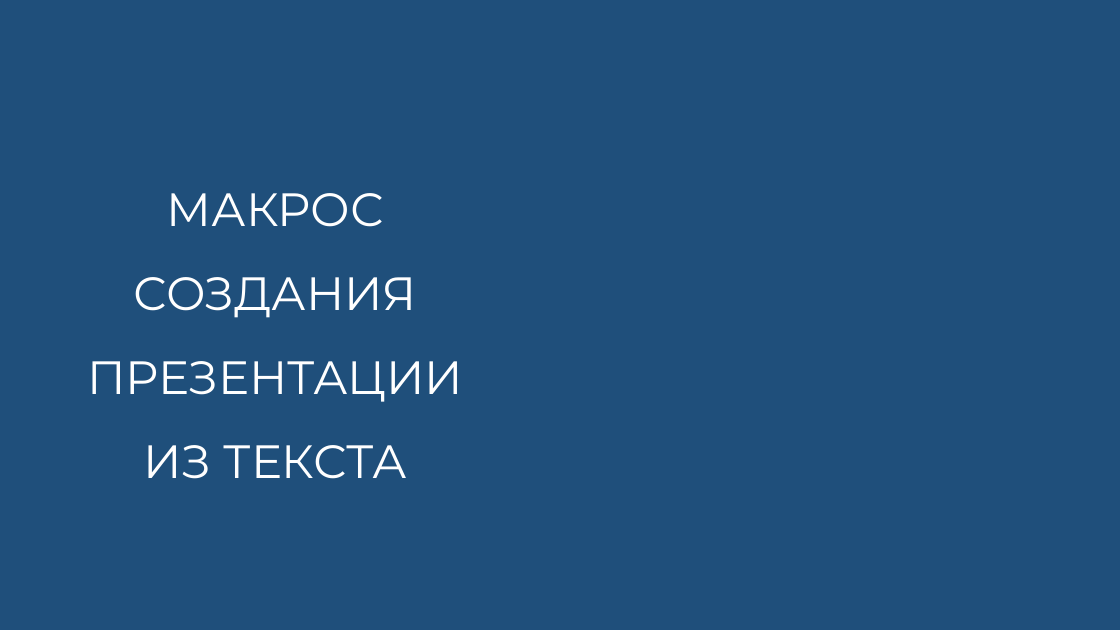
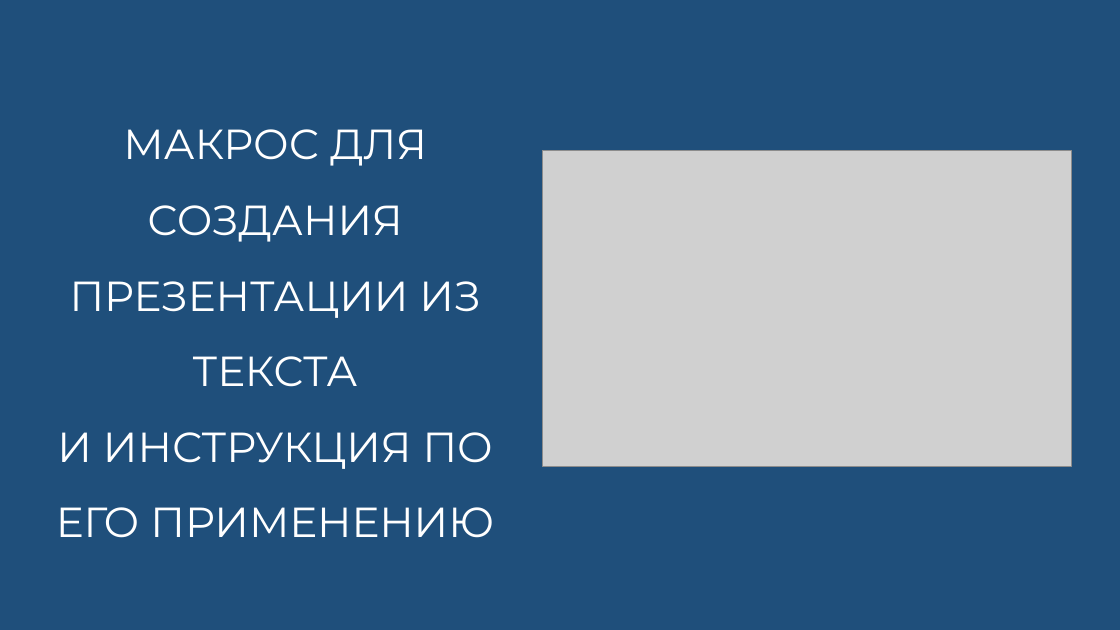
Before and after one commit to sirilgiz/alekseev, a slide deck: slide 1 of PowerPoint/Создание презентации по тексту/МАКРОС СОЗДАНИЕ ПРЕЗЕНТАЦИЙ ПО ТЕКСТУ v.2.pptm. Drawn at 1120x630 pixels with LibreOffice and Linux fonts; fonts in the diff are those of the drawing; grey boxes stand for pictures. Boxes give left, top, right and bottom in pixels: in the first picture for what was removed or moved away, otherwise in the second. Text is boxed around its words. In the diff, an @@ line names an element or a change of style, - is before the commit and + after.

Commit message:
*переименовал поля на форме + новая инструкция + новый шаблон

```diff
--- a/PowerPoint/Создание презентации по тексту/МАКРОС СОЗДАНИЕ ПРЕЗЕНТАЦИЙ ПО ТЕКСТУ v.2.pptm
+++ b/PowerPoint/Создание презентации по тексту/МАКРОС СОЗДАНИЕ ПРЕЗЕНТАЦИЙ ПО ТЕКСТУ v.2.pptm
@@ title at (56,129,494,538): text changed; size 40 to 36 pt @@
-МАКРОС СОЗДАНИЯ ПРЕЗЕНТАЦИИ ИЗ ТЕКСТА
+МАКРОС ДЛЯ СОЗДАНИЯ ПРЕЗЕНТАЦИИ ИЗ ТЕКСТА
+И ИНСТРУКЦИЯ ПО ЕГО ПРИМЕНЕНИЮ
@@ picture added at (543,151,1072,467) @@
```
Also in this commit, not shown: 10 other slides changed, 5 slides added, 1 other file.
